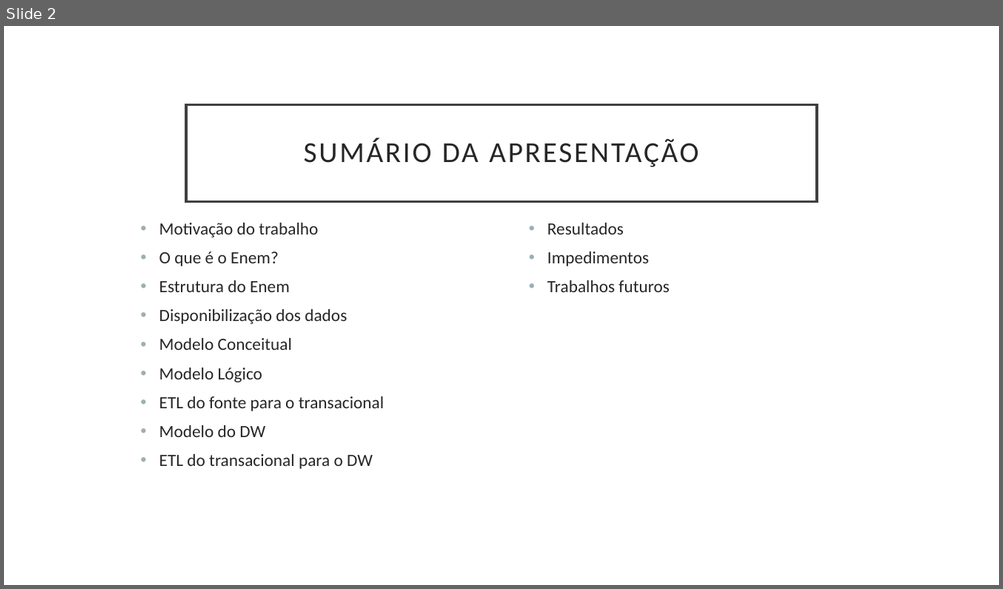
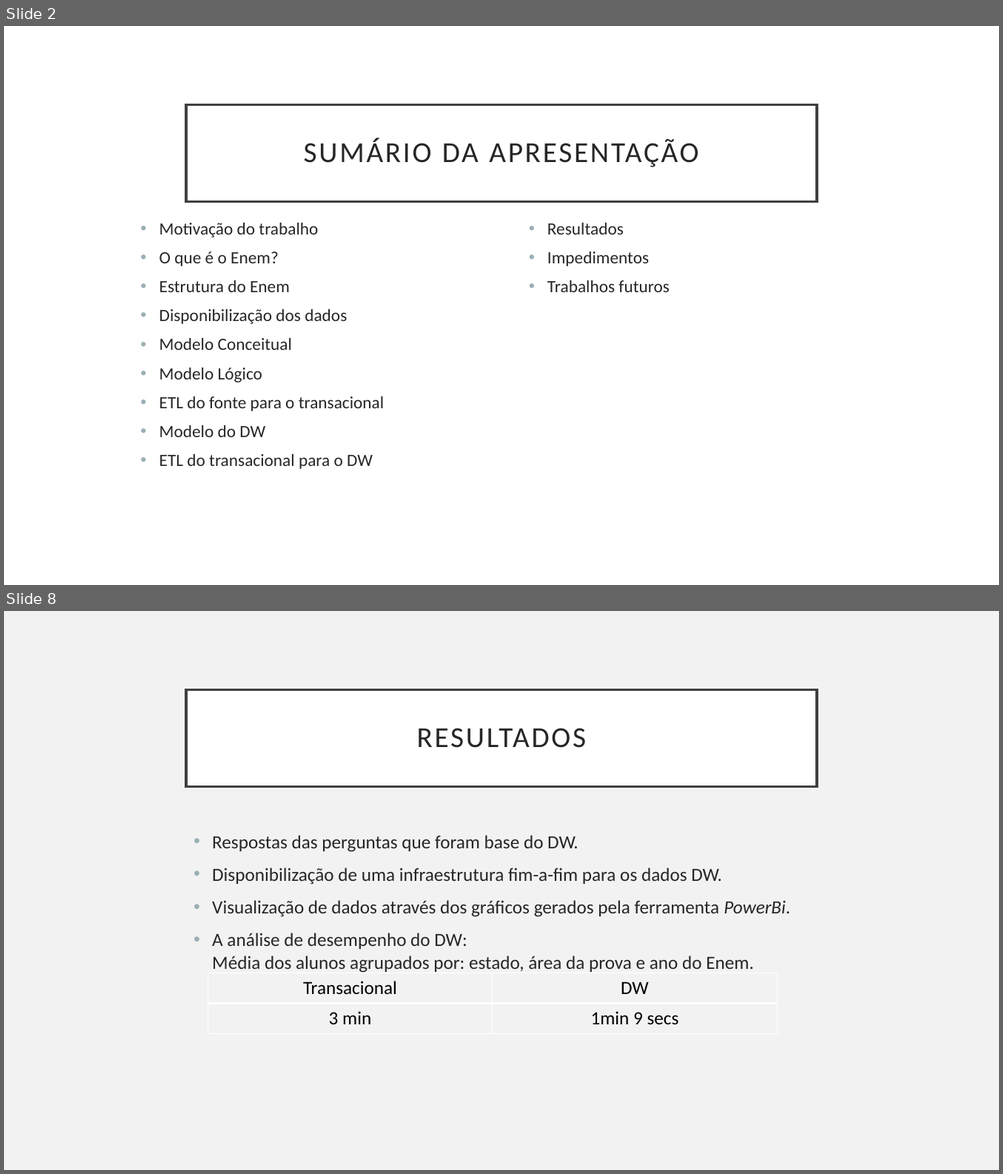
Before and after one commit to martins9/repositoriomonografia, a slide deck: Apresentação_Monografia.pptx. Shown one above the other, each under a label of ours: slide 2 before the commit, slides 2 and 8 after it; the slides between them are not shown. The pictures are 1003x589 and 1003x1174 pixels, drawn with LibreOffice and Linux fonts; fonts in the diff are those of the drawing. Boxes give left, top, right and bottom in pixels: in the first picture for what was removed or moved away, otherwise in the second. Text is boxed around its words. In the diff, an @@ line names an element or a change of style, - is before the commit and + after.

```diff
--- a/Apresentação_Monografia.pptx
+++ b/Apresentação_Monografia.pptx
@@ slide 8 added at [4, 611, 999, 1170], background #F2F2F2 @@
@@ title added at [186, 689, 817, 786], fill #FFFFFF, outline #404040 2.5 pt, 28 pt, text #262626 @@
+RESULTADOS
@@ text added at [212, 835, 790, 973], 18 pt, text #262626 @@
+• Respostas das perguntas que foram base do DW.
+• Disponibilização de uma infraestrutura fim-a-fim para os dados DW.
+• Visualização de dados através dos gráficos gerados pela ferramenta PowerBi.
+• A análise de desempenho do DW:
+  Média dos alunos agrupados por: estado, área da prova e ano do Enem.
@@ table added at [208, 974, 777, 1034], 2 rows, 2 columns @@
+Transacional | DW
+3 min | 1min 9 secs
```
Also in this commit, not shown: 1 slide changed, 7 other slides added.
